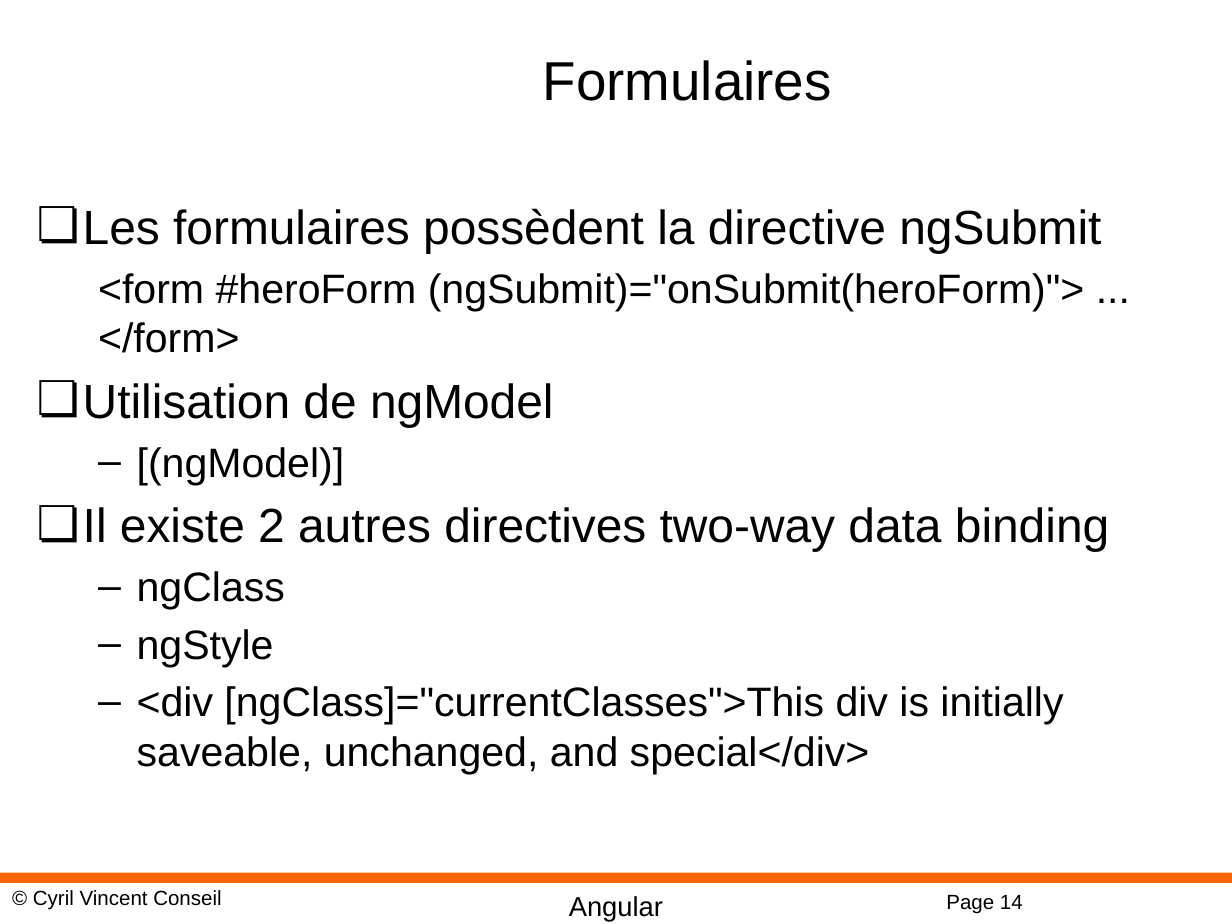
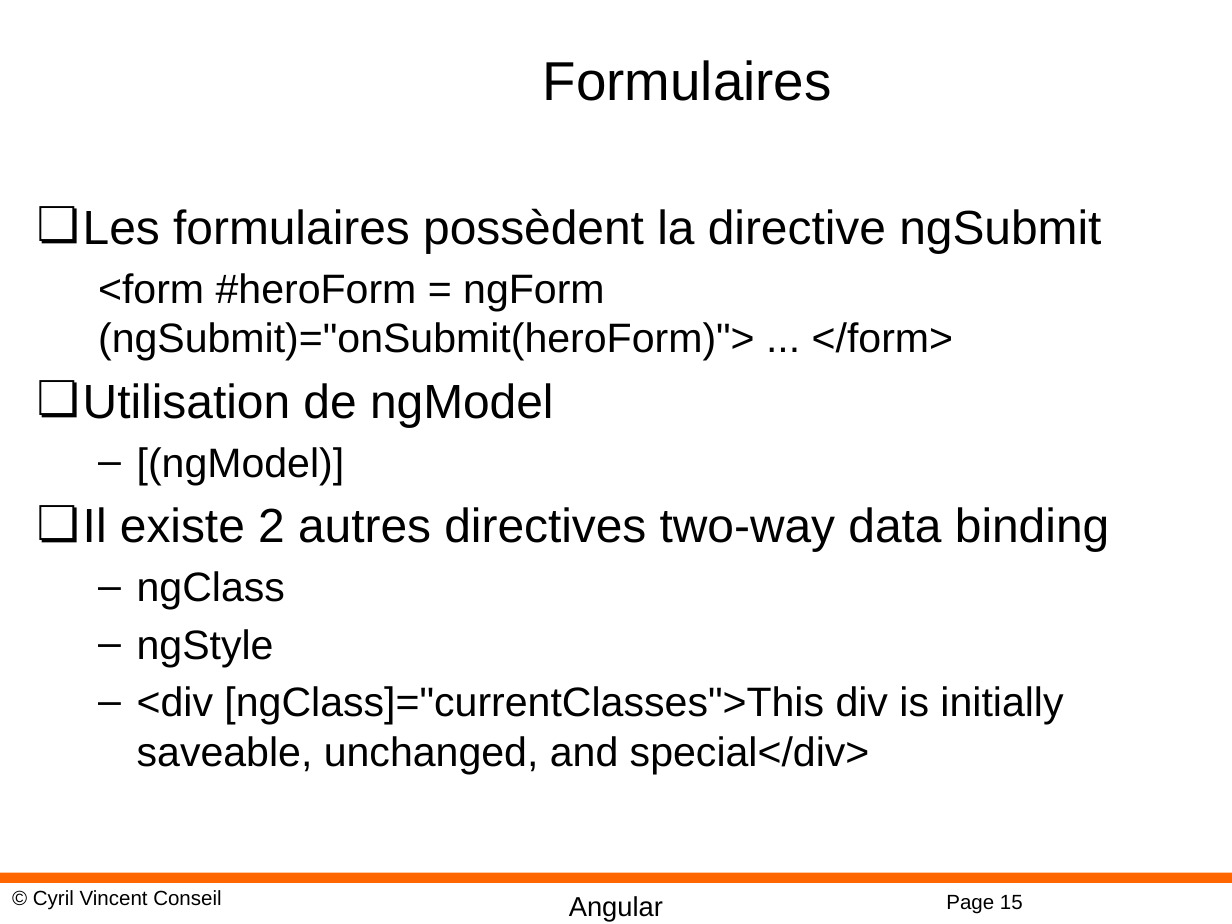
Before and after one commit to cyrilvincent/angular, a slide deck: slide 15 of PPT/Angular09-Directives.pptx (slide 14 before the commit). Drawn at 1232x924 pixels with LibreOffice and Linux fonts; fonts in the diff are those of the drawing; background and template pictures are left out. Boxes give left, top, right and bottom in pixels: in the first picture for what was removed or moved away, otherwise in the second. Text is boxed around its words. In the diff, an @@ line names an element or a change of style, - is before the commit and + after.

```diff
--- a/PPT/Angular09-Directives.pptx
+++ b/PPT/Angular09-Directives.pptx
@@ text at (x1=98, y1=273, x2=953, y2=360): text changed @@
-  <form #heroForm (ngSubmit)="onSubmit(heroForm)"> ... </form>
+  <form #heroForm = ngForm (ngSubmit)="onSubmit(heroForm)"> ... </form>
@@ page number at (x1=946, y1=895, x2=1023, y2=914): text changed @@
-Page 14
+Page 15
```
Also in this commit, not shown: 3 other slides changed, 1 slide added, 51 other files.
